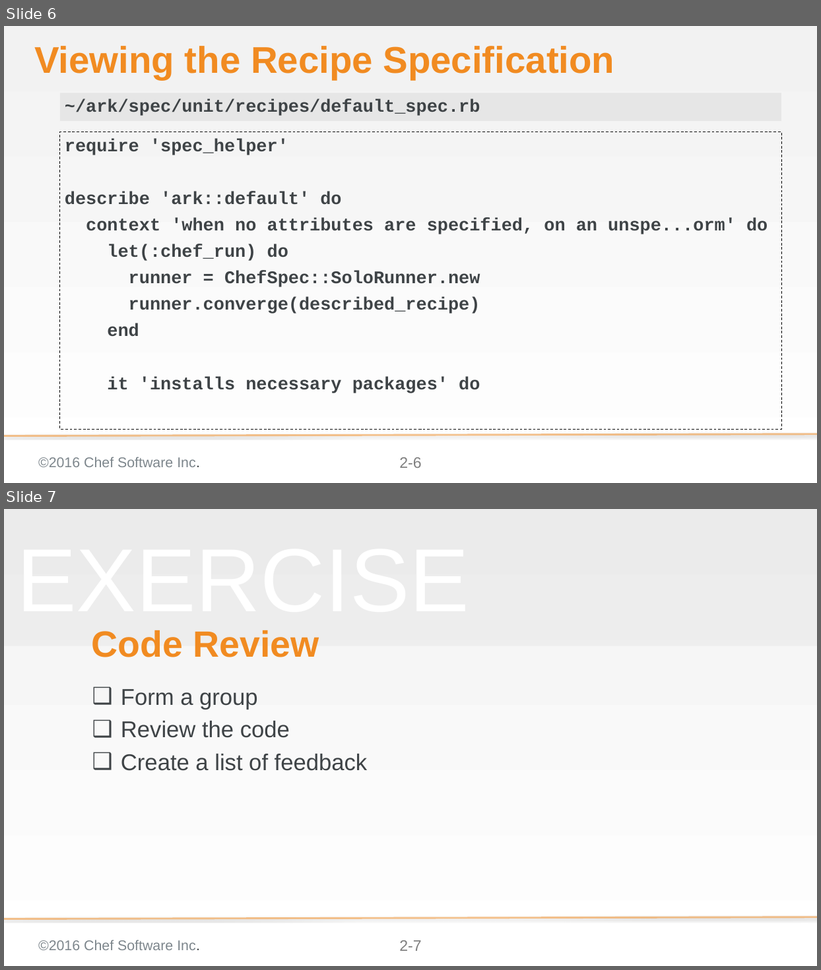
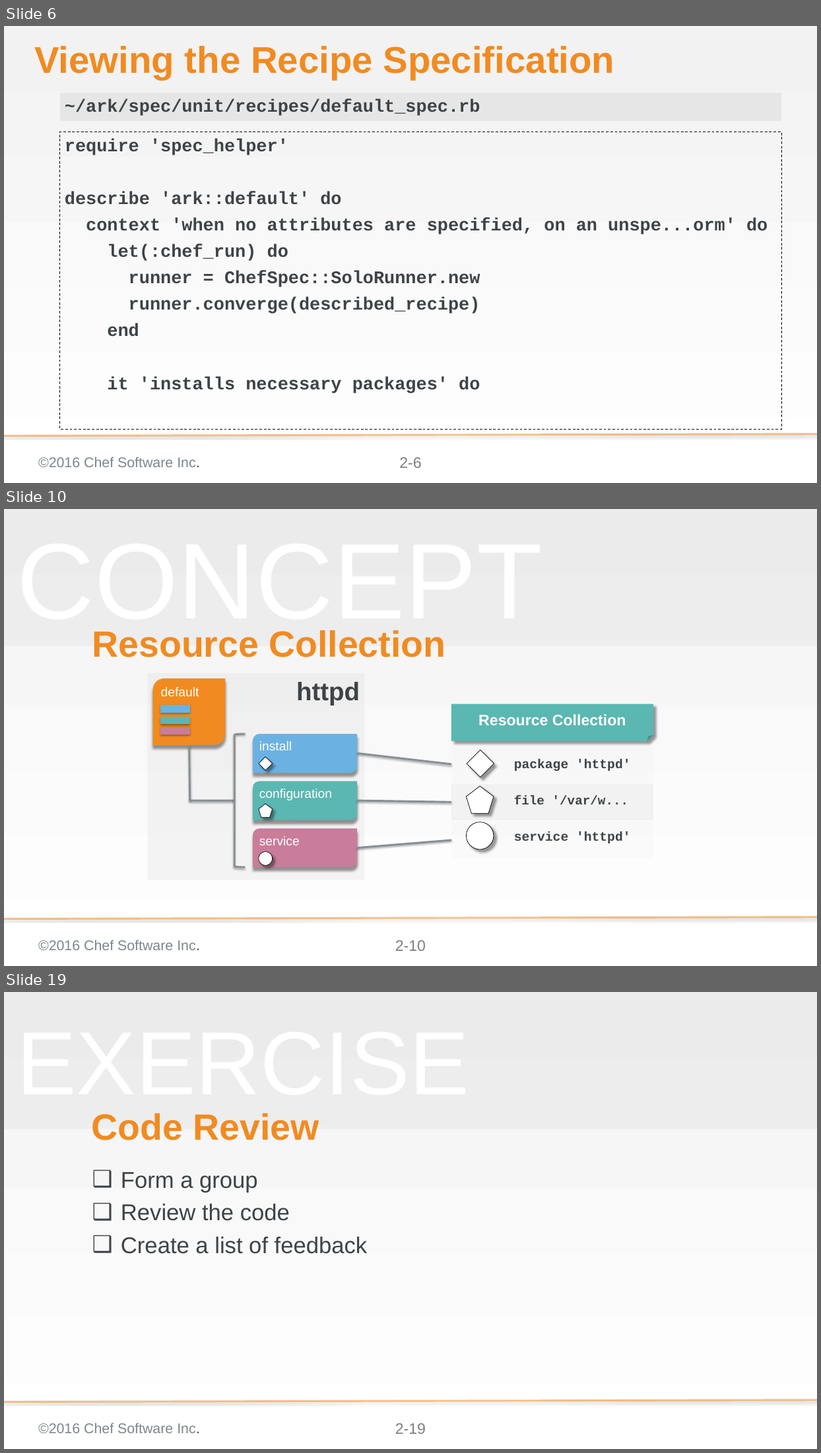
Before and after one commit to chef-training/elegant_tests, a slide deck: 02-code_review.pptx. Shown one above the other, each under a label of ours: slides 6 and 7 before the commit, slides 6, 10 and 19 after it; the slides between them are not shown. The pictures are 821x970 and 821x1453 pixels, drawn with LibreOffice and Linux fonts; fonts in the diff are those of the drawing; background and template pictures are left out. Boxes give left, top, right and bottom in pixels: in the first picture for what was removed or moved away, otherwise in the second. Text is boxed around its words. In the diff, an @@ line names an element or a change of style, - is before the commit and + after.

```diff
--- a/02-code_review.pptx
+++ b/02-code_review.pptx
@@ slide 10 added at bbox=[4, 509, 817, 966], background gradient #F2F2F2 to #FFFFFF; not listed: 4 template elements that a slide beside it also shows @@
@@ text added at bbox=[17, 630, 543, 638], 169.3 pt, text #F2F2F2 at 50% opacity @@
+CONCEPT
@@ title added at bbox=[92, 630, 446, 657], 57.6 pt, text #F18B21, bold @@
+Resource Collection
@@ group added at bbox=[148, 673, 364, 880]: 5 lines, 4 round diag rects, 1 rectangle, 1 diamond, 1 pentagon, 1 ellipse, 1 left bracket @@
+httpd
+default
+install
+configuration
+service
@@ line added from (357, 754) to (451, 764), #878F94 3 pt @@
@@ line added from (357, 801) to (451, 802), #878F94 3 pt @@
@@ line added from (357, 848) to (451, 840), #878F94 3 pt @@
@@ group added at bbox=[451, 704, 653, 858]: 3 rectangles, 3 texts, 1 folded corner, 1 diamond, 1 pentagon, 1 ellipse @@
+Resource Collection
+package 'httpd'
+file '/var/w...
+service 'httpd'
@@ what was slide 7 is now slide 19 @@
@@ page number at bbox=[395, 1424, 426, 1434]: text changed @@
-2-7
+2-19
```
Also in this commit, not shown: 2 slides changed, 11 other slides added.
